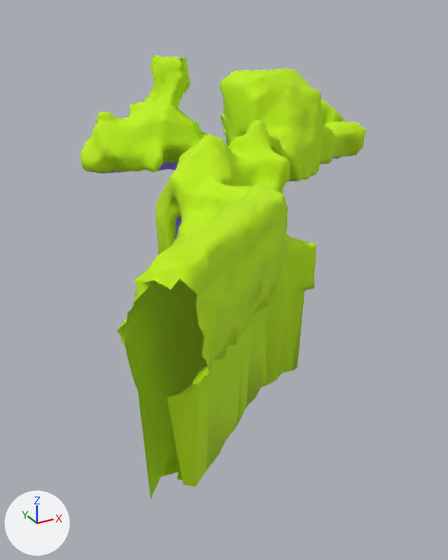
One commit to the FBX model Assets/Resources/FBX/Environment/CavesOutline/Cave1.FBX: the scene before it, then after it.
Camera for both pictures: a camera (50 mm lens) standing at (-89.6, -95.4, 37.8) and looking at (-26.5, 19.3, -19.5). The lights are fixed; the arrows at lower left show +X, +Y and +Z. Mesh edges are drawn as thin lines on the coarser meshes. Where no turn or scale is listed for an object, it has been applied to the vertices.

Script lines for the objects in view, before the commit:
```python
me_mesh = bpy.data.meshes.new('Mesh')
me_mesh.from_pydata(...)  # 1609 vertices, 3189 faces; spans x -58.7..-25.1, y 14.8..39.2, z -3.3..26.9
# faces by material slot: [2683, 506]
me_mesh.materials.append(mat_wall)  # green #bef100
me_mesh.materials.append(mat_ground)  # its picture is missing
me_mesh_002 = bpy.data.meshes.new('Mesh.002')
me_mesh_002.from_pydata(...)  # 2870 vertices, 5664 faces; spans x -26.4..16.5, y -4.2..32.7, z -0.5..24.0
# faces by material slot: [4826, 838]
me_mesh_002.materials.append(mat_wall)  # green #bef100
me_mesh_002.materials.append(mat_ground)  # its picture is missing
me_mesh_003 = bpy.data.meshes.new('Mesh.003')
me_mesh_003.from_pydata(...)  # 3650 vertices, 7229 faces; spans x -81.1..-25.9, y -64.7..6.9, z -23.8..15.6
# faces by material slot: [5825, 1404]
me_mesh_003.materials.append(mat_wall)  # green #bef100
me_mesh_003.materials.append(mat_ground)  # its picture is missing
ob_room_01 = bpy.data.objects.new('room_01', me_mesh)
ob_room_01.location = (11.7, 23.5, 0.0)
ob_room_02 = bpy.data.objects.new('room_02', me_mesh_002)
ob_room_02.location = (11.7, 23.5, 0.0)
ob_room_04 = bpy.data.objects.new('room_04', me_mesh_003)
ob_room_04.location = (11.7, 23.5, 0.0)
```
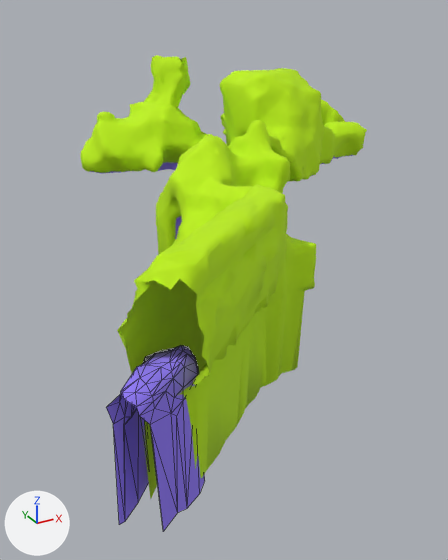
Pixel boxes [x1, y1, x2, y2] of what changed, in the pictures (448 x 560 px):
'room_005', added (blue): after [106, 345, 205, 532]

Patch to the scene script:
```diff
--- a/Assets/Resources/FBX/Environment/CavesOutline/Cave1.FBX.py
+++ b/Assets/Resources/FBX/Environment/CavesOutline/Cave1.FBX.py
@@ me_mesh_004 @@
+me_mesh_004.from_pydata(...)  # 95 vertices, 167 faces; spans x -4.4..9.5, y -2.7..7.3, z -11.7..10.5
+me_mesh_004.materials.append(mat_ground)  # its picture is missing
@@ ob_room_005 @@
+ob_room_005 = bpy.data.objects.new('room_005', me_mesh_004)
+ob_room_005.location = (-68.4, -37.4, -11.1)
```
